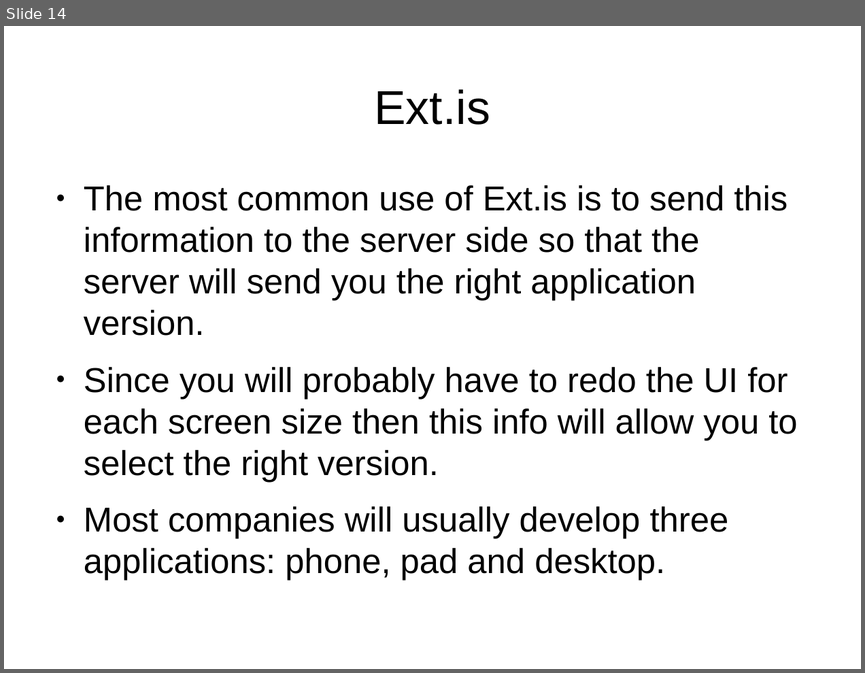
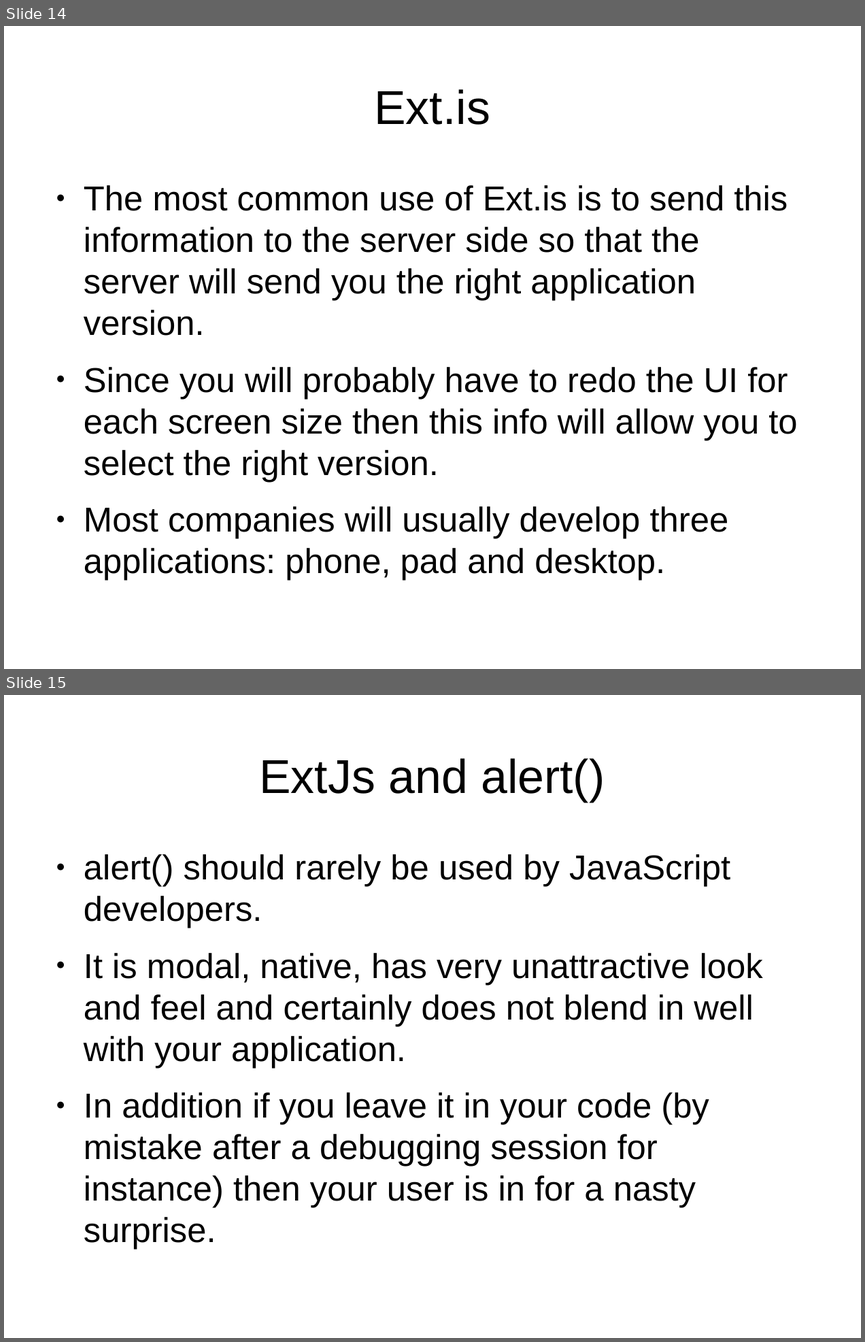
Before and after one commit to veltzer/demos, a slide deck: javascript/extjs/doc/extjs.odp. Shown one above the other, each under a label of ours: slide 14 before the commit, slides 14 and 15 after it. The pictures are 865x673 and 865x1342 pixels, drawn with LibreOffice and Linux fonts; fonts in the diff are those of the drawing. Boxes give left, top, right and bottom in pixels: in the first picture for what was removed or moved away, otherwise in the second. Text is boxed around its words. In the diff, an @@ line names an element or a change of style, - is before the commit and + after.

```diff
--- a/javascript/extjs/doc/extjs.odp
+++ b/javascript/extjs/doc/extjs.odp
@@ slide 15 added at (x1=4, y1=695, x2=861, y2=1338), background #FFFFFF @@
@@ title added at (x1=259, y1=758, x2=604, y2=802), 44 pt, text #000000 @@
+ExtJs and alert()
@@ text added at (x1=84, y1=854, x2=763, y2=1208), 32 pt, text #000000 @@
+● alert() should rarely be used by JavaScript developers.
+● It is modal, native, has very unattractive look and feel and certainly does not blend in well with your application.
+● In addition if you leave it in your code (by mistake after a debugging session for instance) then your user is in for a nasty surprise.
```
Also in this commit, not shown: 1 other slide added, 4 other files.
